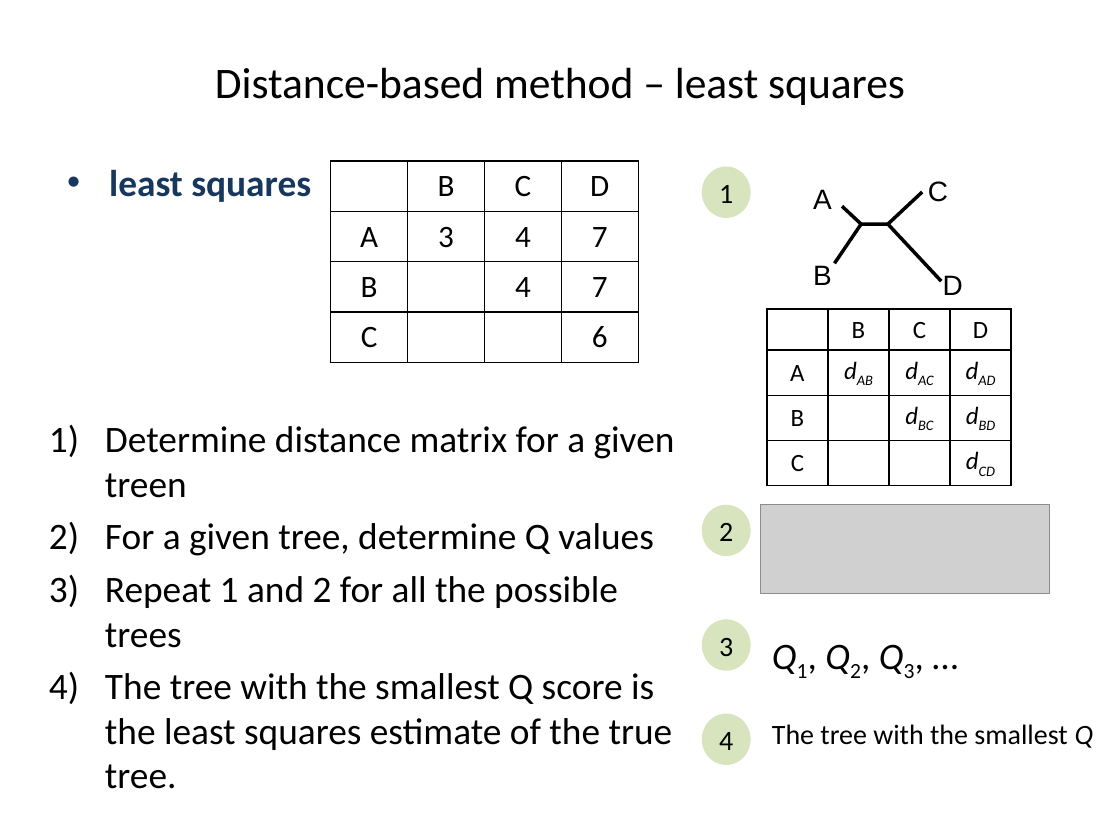
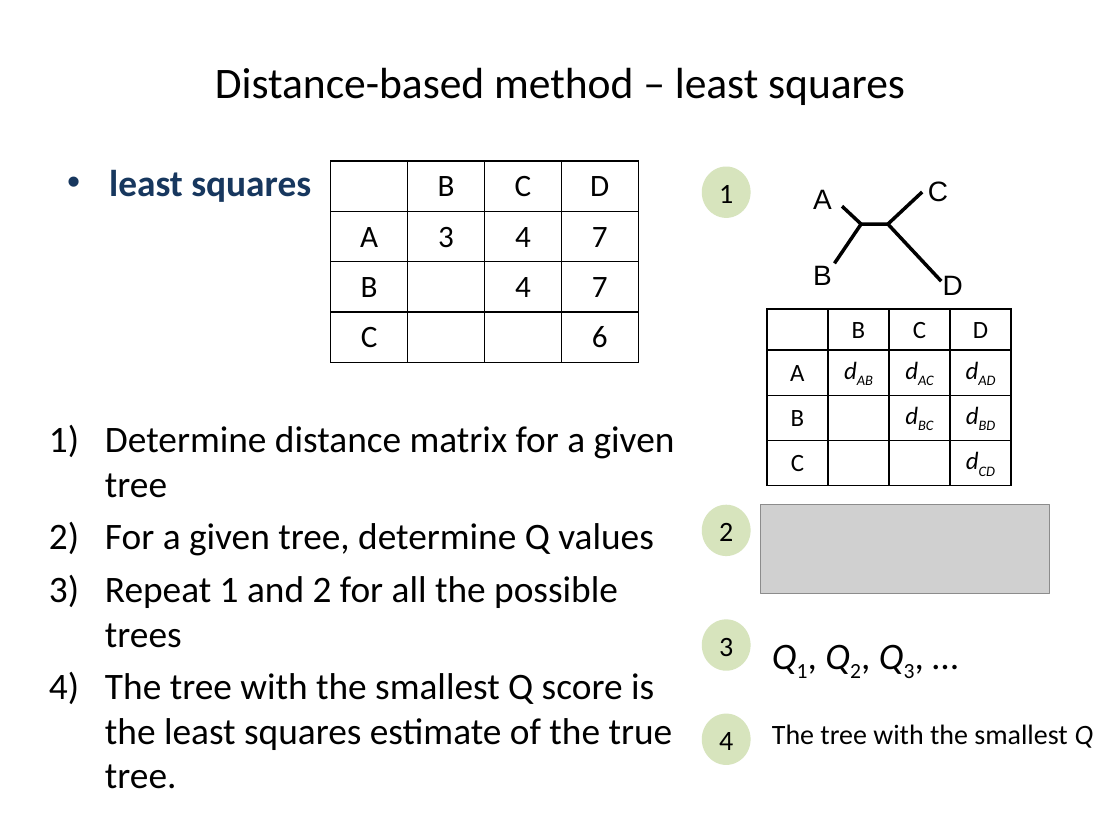
Before and after one commit to liu3zhenlab/teaching, a slide deck: slide 12 of PLPTH813Bioinformatis/2023/lectures/lecture10_phylogeny.pptx. Drawn at 1120x840 pixels with LibreOffice and Linux fonts; fonts in the diff are those of the drawing; grey boxes stand for pictures. Boxes give left, top, right and bottom in pixels: in the first picture for what was removed or moved away, otherwise in the second. Text is boxed around its words. In the diff, an @@ line names an element or a change of style, - is before the commit and + after.

```diff
--- a/PLPTH813Bioinformatis/2023/lectures/lecture10_phylogeny.pptx
+++ b/PLPTH813Bioinformatis/2023/lectures/lecture10_phylogeny.pptx
@@ text at [105, 426, 675, 498]: text changed @@
-1) Determine distance matrix for a given treen
+1) Determine distance matrix for a given tree
```
Also in this commit, not shown: 2 other slides changed, 1 slide added, 6 other files.
